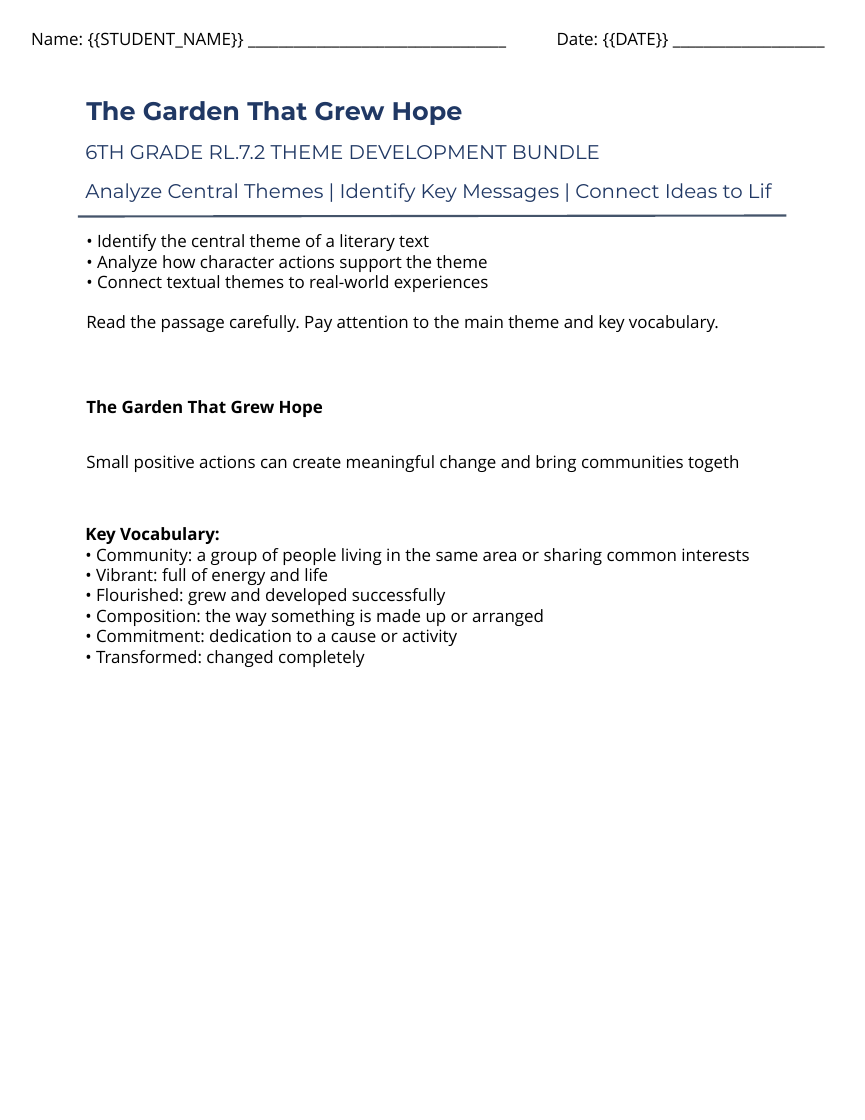
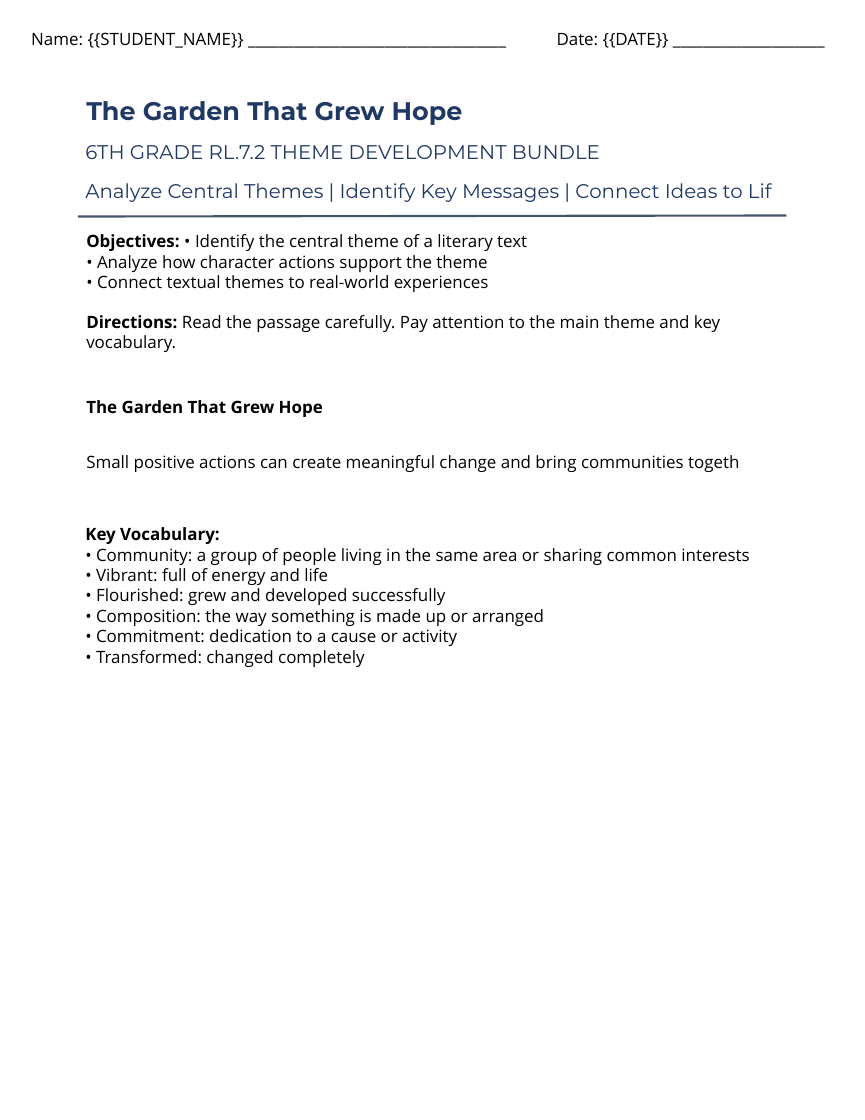
Before and after one commit to buttmazhar844-lang/rbb_engine_backend, a slide deck: slide 1 of rbb-drive/product_5/anchor_reading_passage.pptx. Drawn at 865x1120 pixels with LibreOffice and Linux fonts; fonts in the diff are those of the drawing; background and template pictures are left out. Boxes give left, top, right and bottom in pixels: in the first picture for what was removed or moved away, otherwise in the second. Text is boxed around its words. In the diff, an @@ line names an element or a change of style, - is before the commit and + after.

```diff
--- a/rbb-drive/product_5/anchor_reading_passage.pptx
+++ b/rbb-drive/product_5/anchor_reading_passage.pptx
@@ text at (86, 234, 527, 251): text changed @@
-• Identify the central theme of a literary text
+Objectives: • Identify the central theme of a literary text
@@ text at (86, 315, 720, 352): text changed @@
-Read the passage carefully. Pay attention to the main theme and key vocabulary.
+Directions: Read the passage carefully. Pay attention to the main theme and key vocabulary.
```
Also in this commit, not shown: 6 other files.
